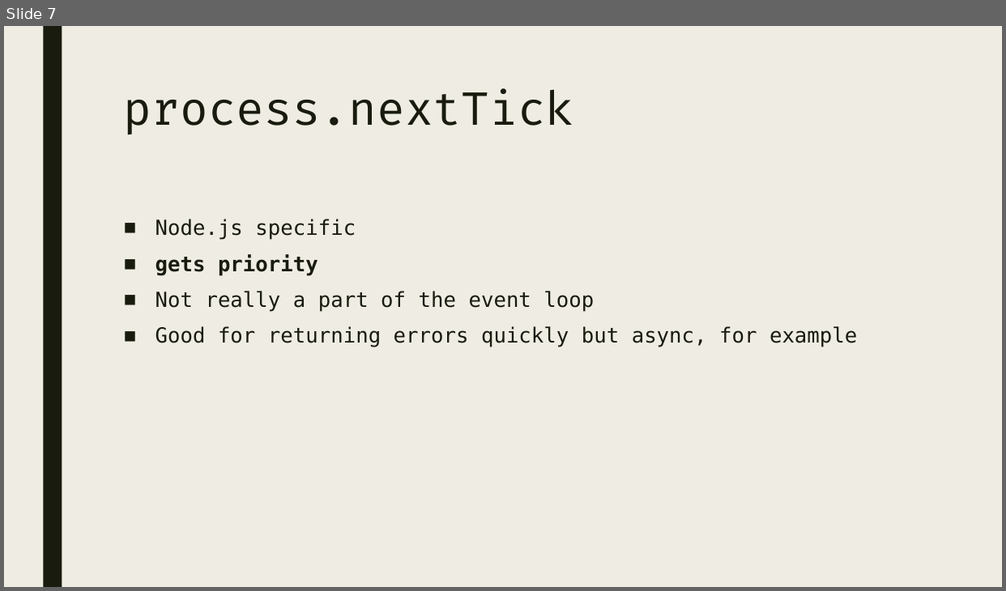
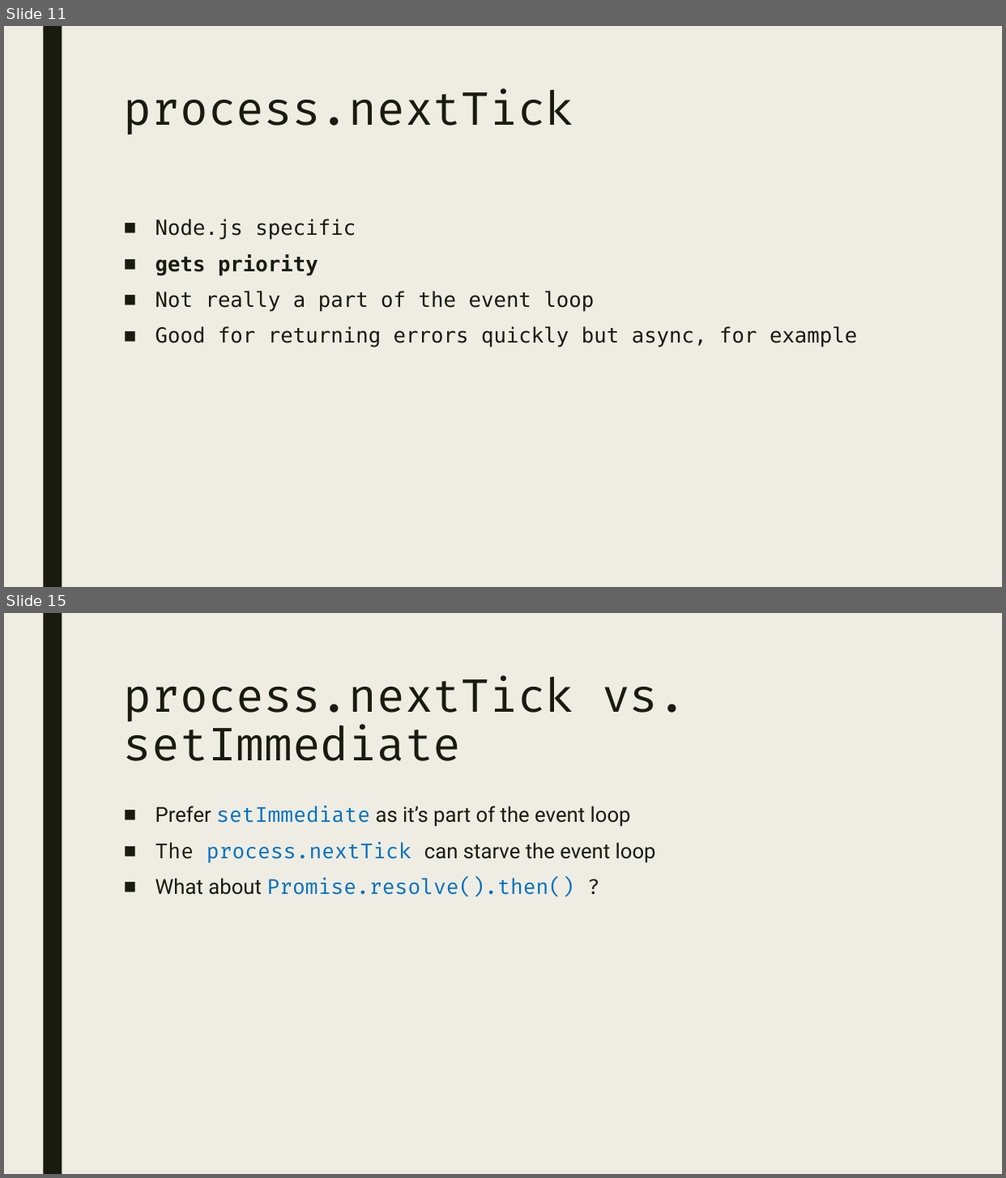
Before and after one commit to nabriski/lectures, a slide deck: event-loop/prez.pptx. Shown one above the other, each under a label of ours: slide 7 before the commit, slides 11 and 15 after it; the slides between them are not shown. The pictures are 1006x591 and 1006x1178 pixels, drawn with LibreOffice and Linux fonts; fonts in the diff are those of the drawing. Boxes give left, top, right and bottom in pixels: in the first picture for what was removed or moved away, otherwise in the second. Text is boxed around its words. In the diff, an @@ line names an element or a change of style, - is before the commit and + after.

```diff
--- a/event-loop/prez.pptx
+++ b/event-loop/prez.pptx
@@ slide 15 added at [4,613,1002,1174], background #EFEDE3; not listed: 1 template element that a slide beside it also shows @@
@@ title added at [124,675,686,761], 44 pt, text #191B0E @@
+process.nextTick vs. setImmediate
@@ text added at [155,806,656,897], 20 pt, text #191B0E @@
+■ Prefer setImmediate as it’s part of the event loop
+■ The process.nextTick can starve the event loop
+■ What about Promise.resolve().then() ?
@@ what was slide 7 is now slide 11 @@
```
Also in this commit, not shown: 3 slides changed, 6 other slides added, 3 other files.
